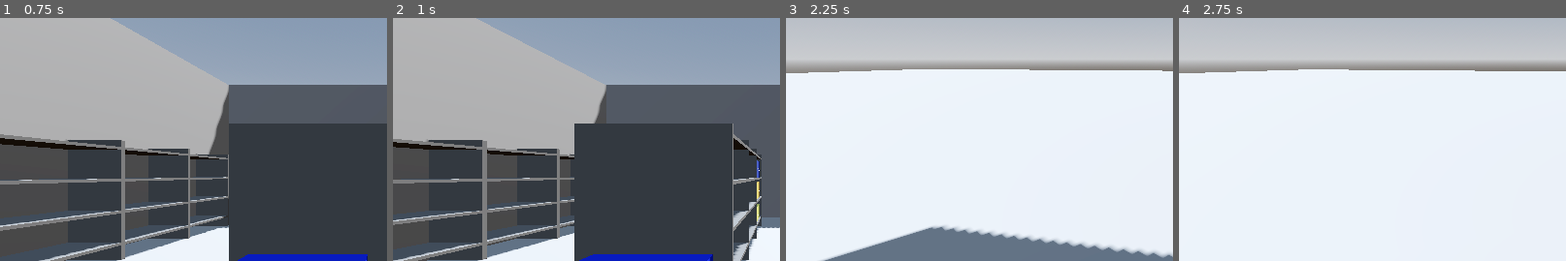
Above: before the commit, frames 1-4 (left to right).
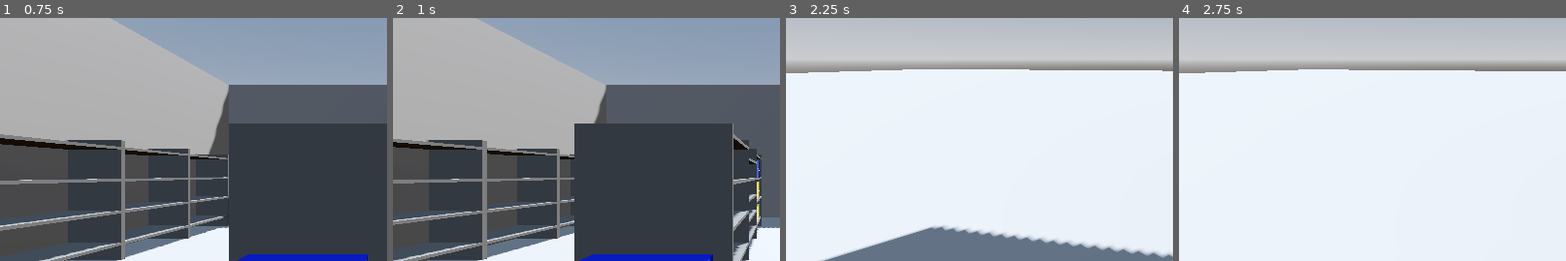
Above: after the commit, the same moments.

Repository: Allus-Interactive/speedy-shopper
Game: Godot game, scene res://game/world/shop/shop.tscn
The game is run twice, just before and just after one commit, with the same random seed, the same clock (stepped at 60 frames per second) and the same inputs.
Inputs (mouse positions are % of the whole screen's width and height, from its top left):
- Up to frame 1 (0.75 s): tap Enter at 0.5 s; move the mouse to (72, 45) at 0.52 s; hold D (product_rotate_right) from 0.53 s (still down); tap E (interact) at 0.6 s; click (72, 45) at 0.67 s
- Up to frame 2 (1 s): keep holding D (product_rotate_right)
- Up to frame 3 (2.25 s): tap Space at 1.25 s; move the mouse to (45, 50) at 1.27 s; release D (product_rotate_right) at 1.28 s; hold W (forwards) from 1.28 s (still down); tap R (replace) at 1.35 s; tap Enter at 2 s; move the mouse to (52, 48) at 2.02 s; tap T (toggle_scanner) at 2.1 s
- Up to frame 4 (2.75 s): keep holding W (forwards)
The pictures show only the part of the screen within x 0-50%, y 18-68%; the shares and areas given below are measured in that part.

Frame 1 is identical in both runs. In frame 2, 0.2% of the frame differs, in the area x 91-94%, y 53-89%; in frame 3, less than 0.1%; in frame 4, less than 0.1%.

Commit message:
created milk resources

Diff:
--- /dev/null
+++ b/godot-project/game/resources/item/resources/milk/semi_skimmed_1pt.tres
@@ -0,0 +1,9 @@
+[gd_resource type="Resource" script_class="Item" format=3 uid="uid://cafqib5pg13cj"]
+
+[ext_resource type="Script" uid="uid://siedaem41o6s" path="res://game/resources/item/item.gd" id="1_u07fs"]
+
+[resource]
+script = ExtResource("1_u07fs")
+product_name = "Semi Skimmed Milk 1Pt"
+barcode_value = 1001
+metadata/_custom_type_script = "uid://siedaem41o6s"
--- /dev/null
+++ b/godot-project/game/resources/item/resources/milk/semi_skimmed_2pt.tres
@@ -0,0 +1,9 @@
+[gd_resource type="Resource" script_class="Item" format=3 uid="uid://bskawj452np2f"]
+
+[ext_resource type="Script" uid="uid://siedaem41o6s" path="res://game/resources/item/item.gd" id="1_tdem6"]
+
+[resource]
+script = ExtResource("1_tdem6")
+product_name = "Semi Skimmed Milk 2Pt"
+barcode_value = 2001
+metadata/_custom_type_script = "uid://siedaem41o6s"
--- /dev/null
+++ b/godot-project/game/resources/item/resources/milk/semi_skimmed_4pt.tres
@@ -0,0 +1,9 @@
+[gd_resource type="Resource" script_class="Item" format=3 uid="uid://cvxey1pmqgb31"]
+
+[ext_resource type="Script" uid="uid://siedaem41o6s" path="res://game/resources/item/item.gd" id="1_y2swv"]
+
+[resource]
+script = ExtResource("1_y2swv")
+product_name = "Semi Skimmed Milk 4Pt"
+barcode_value = 4001
+metadata/_custom_type_script = "uid://siedaem41o6s"
--- /dev/null
+++ b/godot-project/game/resources/item/resources/milk/skimmed_1pt.tres
@@ -0,0 +1,9 @@
+[gd_resource type="Resource" script_class="Item" format=3 uid="uid://x1b00iajlebq"]
+
+[ext_resource type="Script" uid="uid://siedaem41o6s" path="res://game/resources/item/item.gd" id="1_xjgbk"]
+
+[resource]
+script = ExtResource("1_xjgbk")
+product_name = "Skimmed Milk 1Pt"
+barcode_value = 1003
+metadata/_custom_type_script = "uid://siedaem41o6s"
--- /dev/null
+++ b/godot-project/game/resources/item/resources/milk/skimmed_2pt.tres
@@ -0,0 +1,9 @@
+[gd_resource type="Resource" script_class="Item" format=3 uid="uid://svxki8yw5fky"]
+
+[ext_resource type="Script" uid="uid://siedaem41o6s" path="res://game/resources/item/item.gd" id="1_fy15w"]
+
+[resource]
+script = ExtResource("1_fy15w")
+product_name = "Skimmed Milk 2Pt"
+barcode_value = 2003
+metadata/_custom_type_script = "uid://siedaem41o6s"
--- /dev/null
+++ b/godot-project/game/resources/item/resources/milk/skimmed_4pt.tres
@@ -0,0 +1,9 @@
+[gd_resource type="Resource" script_class="Item" format=3 uid="uid://d0ki662oeydnl"]
+
+[ext_resource type="Script" uid="uid://siedaem41o6s" path="res://game/resources/item/item.gd" id="1_24rni"]
+
+[resource]
+script = ExtResource("1_24rni")
+product_name = "Skimmed Milk 4Pt"
+barcode_value = 4003
+metadata/_custom_type_script = "uid://siedaem41o6s"
--- /dev/null
+++ b/godot-project/game/resources/item/resources/milk/whole_1pt.tres
@@ -0,0 +1,9 @@
+[gd_resource type="Resource" script_class="Item" format=3 uid="uid://c006pn8n5k36m"]
+
+[ext_resource type="Script" uid="uid://siedaem41o6s" path="res://game/resources/item/item.gd" id="1_4bikg"]
+
+[resource]
+script = ExtResource("1_4bikg")
+product_name = "Whole Milk 1Pt"
+barcode_value = 1002
+metadata/_custom_type_script = "uid://siedaem41o6s"
--- /dev/null
+++ b/godot-project/game/resources/item/resources/milk/whole_2pt.tres
@@ -0,0 +1,9 @@
+[gd_resource type="Resource" script_class="Item" format=3 uid="uid://cnu7misw8btub"]
+
+[ext_resource type="Script" uid="uid://siedaem41o6s" path="res://game/resources/item/item.gd" id="1_h4orc"]
+
+[resource]
+script = ExtResource("1_h4orc")
+product_name = "Whole Milk 2Pt"
+barcode_value = 2002
+metadata/_custom_type_script = "uid://siedaem41o6s"
--- /dev/null
+++ b/godot-project/game/resources/item/resources/milk/whole_4pt.tres
@@ -0,0 +1,9 @@
+[gd_resource type="Resource" script_class="Item" format=3 uid="uid://cq7m8386jk2iy"]
+
+[ext_resource type="Script" uid="uid://siedaem41o6s" path="res://game/resources/item/item.gd" id="1_a488e"]
+
+[resource]
+script = ExtResource("1_a488e")
+product_name = "Whole Milk 4Pt"
+barcode_value = 4002
+metadata/_custom_type_script = "uid://siedaem41o6s"
--- a/godot-project/game/resources/orders/order_item_data.gd
+++ b/godot-project/game/resources/orders/order_item_data.gd
@@ -8,4 +8,4 @@
 @export var product_price: float = 0
 @export var product_type: CATERGORY
 
-enum CATERGORY { MILK, CEREAL, CRISPS, FIZZY_DRINK, BEER, WINE, RUM }
+enum CATERGORY { BEER, BREAD, CEREAL, CRISPS, FIZZY_DRINK, MILK, RUM, WINE }
--- a/godot-project/game/resources/products/placeholder/resources/finest_brand_cereal.tres
+++ b/godot-project/game/resources/products/placeholder/resources/cereal/finest_brand_cereal.tres
@@ -1,7 +1,7 @@
 [gd_resource type="Resource" script_class="Product" format=3 uid="uid://s2w5b4bb6gcd"]
 
 [ext_resource type="Texture2D" uid="uid://n5rta5y5njne" path="res://assets/barcodes/barcode.png" id="1_xmccu"]
-[ext_resource type="Resource" uid="uid://yply6q8k047l" path="res://game/resources/item/resources/finest_brand_cereal.tres" id="2_nqu3w"]
+[ext_resource type="Resource" uid="uid://yply6q8k047l" path="res://game/resources/item/resources/cereal/finest_brand_cereal.tres" id="2_nqu3w"]
 [ext_resource type="Script" uid="uid://c485xiqer6nrc" path="res://game/resources/products/product.gd" id="2_xmccu"]
 
 [resource]
--- a/godot-project/game/resources/products/placeholder/resources/own_brand_cereal.tres
+++ b/godot-project/game/resources/products/placeholder/resources/cereal/own_brand_cereal.tres
@@ -1,6 +1,6 @@
 [gd_resource type="Resource" script_class="Product" format=3 uid="uid://cwcswyx1gpss5"]
 
-[ext_resource type="Resource" uid="uid://ctib5xbxn10ty" path="res://game/resources/item/resources/own_brand_cereal.tres" id="1_2uk4n"]
+[ext_resource type="Resource" uid="uid://ctib5xbxn10ty" path="res://game/resources/item/resources/cereal/own_brand_cereal.tres" id="1_2uk4n"]
 [ext_resource type="Script" uid="uid://c485xiqer6nrc" path="res://game/resources/products/product.gd" id="1_fy8yc"]
 
 [resource]
--- a/godot-project/game/resources/products/placeholder/resources/standard_brand_cereal.tres
+++ b/godot-project/game/resources/products/placeholder/resources/cereal/standard_brand_cereal.tres
@@ -1,6 +1,6 @@
 [gd_resource type="Resource" script_class="Product" format=3 uid="uid://bnc10fdwnxv"]
 
-[ext_resource type="Resource" uid="uid://771nmd3su8ww" path="res://game/resources/item/resources/standard_cereal.tres" id="1_1t3t3"]
+[ext_resource type="Resource" uid="uid://771nmd3su8ww" path="res://game/resources/item/resources/cereal/standard_cereal.tres" id="1_1t3t3"]
 [ext_resource type="Script" uid="uid://c485xiqer6nrc" path="res://game/resources/products/product.gd" id="2_6fqxl"]
 
 [resource]
--- /dev/null
+++ b/godot-project/game/resources/products/placeholder/resources/milk/semi_skimmed_1pt.tres
@@ -0,0 +1,13 @@
+[gd_resource type="Resource" script_class="Product" format=3 uid="uid://4m1x6qgglb37"]
+
+[ext_resource type="Texture2D" uid="uid://n5rta5y5njne" path="res://assets/barcodes/barcode.png" id="1_pago4"]
+[ext_resource type="Resource" uid="uid://cafqib5pg13cj" path="res://game/resources/item/resources/milk/semi_skimmed_1pt.tres" id="2_pago4"]
+[ext_resource type="Script" uid="uid://c485xiqer6nrc" path="res://game/resources/products/product.gd" id="3_nmdpg"]
+
+[resource]
+script = ExtResource("3_nmdpg")
+product_info = ExtResource("2_pago4")
+placeholder_size = Vector3(0.2, 0.25, 0.2)
+shelf_offset = Vector3(0, 0.125, 0)
+product_colour = Color(5.2943824e-07, 0.5756506, 0.13848397, 1)
+metadata/_custom_type_script = "uid://c485xiqer6nrc"
--- /dev/null
+++ b/godot-project/game/resources/products/placeholder/resources/milk/semi_skimmed_2pt.tres
@@ -0,0 +1,13 @@
+[gd_resource type="Resource" script_class="Product" format=3 uid="uid://bpytjrfl3gejg"]
+
+[ext_resource type="Texture2D" uid="uid://n5rta5y5njne" path="res://assets/barcodes/barcode.png" id="1_yfm0l"]
+[ext_resource type="Resource" uid="uid://bskawj452np2f" path="res://game/resources/item/resources/milk/semi_skimmed_2pt.tres" id="2_yfm0l"]
+[ext_resource type="Script" uid="uid://c485xiqer6nrc" path="res://game/resources/products/product.gd" id="3_mxujn"]
+
+[resource]
+script = ExtResource("3_mxujn")
+product_info = ExtResource("2_yfm0l")
+placeholder_size = Vector3(0.2, 0.5, 0.2)
+shelf_offset = Vector3(0, 0.25, 0)
+product_colour = Color(5.2943824e-07, 0.5756506, 0.13848397, 1)
+metadata/_custom_type_script = "uid://c485xiqer6nrc"
--- /dev/null
+++ b/godot-project/game/resources/products/placeholder/resources/milk/semi_skimmed_4pt.tres
@@ -0,0 +1,14 @@
+[gd_resource type="Resource" script_class="Product" format=3 uid="uid://dpt6nwkbb16k7"]
+
+[ext_resource type="Texture2D" uid="uid://n5rta5y5njne" path="res://assets/barcodes/barcode.png" id="1_42j7s"]
+[ext_resource type="Resource" uid="uid://cvxey1pmqgb31" path="res://game/resources/item/resources/milk/semi_skimmed_4pt.tres" id="2_0ai57"]
+[ext_resource type="Script" uid="uid://c485xiqer6nrc" path="res://game/resources/products/product.gd" id="2_vstrk"]
+
+[resource]
+script = ExtResource("2_vstrk")
+product_info = ExtResource("2_0ai57")
+placeholder_size = Vector3(0.2, 0.5, 0.4)
+shelf_offset = Vector3(0, 0.25, 0)
+default_shelf_quantity = 2
+product_colour = Color(5.2943824e-07, 0.5756506, 0.13848397, 1)
+metadata/_custom_type_script = "uid://c485xiqer6nrc"
--- /dev/null
+++ b/godot-project/game/resources/products/placeholder/resources/milk/skimmed_1pt.tres
@@ -0,0 +1,13 @@
+[gd_resource type="Resource" script_class="Product" format=3 uid="uid://dmiomgq2gyprh"]
+
+[ext_resource type="Texture2D" uid="uid://n5rta5y5njne" path="res://assets/barcodes/barcode.png" id="1_i6oei"]
+[ext_resource type="Resource" uid="uid://x1b00iajlebq" path="res://game/resources/item/resources/milk/skimmed_1pt.tres" id="2_i6oei"]
+[ext_resource type="Script" uid="uid://c485xiqer6nrc" path="res://game/resources/products/product.gd" id="3_js1ch"]
+
+[resource]
+script = ExtResource("3_js1ch")
+product_info = ExtResource("2_i6oei")
+placeholder_size = Vector3(0.2, 0.25, 0.2)
+shelf_offset = Vector3(0, 0.125, 0)
+product_colour = Color(0.8893724, 0, 0.13350803, 1)
+metadata/_custom_type_script = "uid://c485xiqer6nrc"
--- /dev/null
+++ b/godot-project/game/resources/products/placeholder/resources/milk/skimmed_2pt.tres
@@ -0,0 +1,13 @@
+[gd_resource type="Resource" script_class="Product" format=3 uid="uid://crj0gp1bmltoj"]
+
+[ext_resource type="Texture2D" uid="uid://n5rta5y5njne" path="res://assets/barcodes/barcode.png" id="1_182f4"]
+[ext_resource type="Resource" uid="uid://svxki8yw5fky" path="res://game/resources/item/resources/milk/skimmed_2pt.tres" id="2_182f4"]
+[ext_resource type="Script" uid="uid://c485xiqer6nrc" path="res://game/resources/products/product.gd" id="3_ioqhu"]
+
+[resource]
+script = ExtResource("3_ioqhu")
+product_info = ExtResource("2_182f4")
+placeholder_size = Vector3(0.2, 0.5, 0.2)
+shelf_offset = Vector3(0, 0.25, 0)
+product_colour = Color(0.8893724, 0, 0.13350803, 1)
+metadata/_custom_type_script = "uid://c485xiqer6nrc"
--- /dev/null
+++ b/godot-project/game/resources/products/placeholder/resources/milk/skimmed_4pt.tres
@@ -0,0 +1,14 @@
+[gd_resource type="Resource" script_class="Product" format=3 uid="uid://c8lg704s7wqxd"]
+
+[ext_resource type="Texture2D" uid="uid://n5rta5y5njne" path="res://assets/barcodes/barcode.png" id="1_seh1y"]
+[ext_resource type="Resource" uid="uid://d0ki662oeydnl" path="res://game/resources/item/resources/milk/skimmed_4pt.tres" id="2_seh1y"]
+[ext_resource type="Script" uid="uid://c485xiqer6nrc" path="res://game/resources/products/product.gd" id="3_rf381"]
+
+[resource]
+script = ExtResource("3_rf381")
+product_info = ExtResource("2_seh1y")
+placeholder_size = Vector3(0.2, 0.5, 0.4)
+shelf_offset = Vector3(0, 0.25, 0)
+default_shelf_quantity = 2
+product_colour = Color(0.8893724, 0, 0.13350803, 1)
+metadata/_custom_type_script = "uid://c485xiqer6nrc"
--- /dev/null
+++ b/godot-project/game/resources/products/placeholder/resources/milk/whole_1pt.tres
@@ -0,0 +1,13 @@
+[gd_resource type="Resource" script_class="Product" format=3 uid="uid://dgq11hedfj3ki"]
+
+[ext_resource type="Texture2D" uid="uid://n5rta5y5njne" path="res://assets/barcodes/barcode.png" id="1_k5e26"]
+[ext_resource type="Resource" uid="uid://c006pn8n5k36m" path="res://game/resources/item/resources/milk/whole_1pt.tres" id="2_k5e26"]
+[ext_resource type="Script" uid="uid://c485xiqer6nrc" path="res://game/resources/products/product.gd" id="3_t1ri2"]
+
+[resource]
+script = ExtResource("3_t1ri2")
+product_info = ExtResource("2_k5e26")
+placeholder_size = Vector3(0.2, 0.25, 0.2)
+shelf_offset = Vector3(0, 0.125, 0)
+product_colour = Color(0, 0.48155195, 0.84707105, 1)
+metadata/_custom_type_script = "uid://c485xiqer6nrc"
--- /dev/null
+++ b/godot-project/game/resources/products/placeholder/resources/milk/whole_2pt.tres
@@ -0,0 +1,13 @@
+[gd_resource type="Resource" script_class="Product" format=3 uid="uid://d0k72fl25jby"]
+
+[ext_resource type="Texture2D" uid="uid://n5rta5y5njne" path="res://assets/barcodes/barcode.png" id="1_c87g1"]
+[ext_resource type="Resource" uid="uid://cnu7misw8btub" path="res://game/resources/item/resources/milk/whole_2pt.tres" id="2_c87g1"]
+[ext_resource type="Script" uid="uid://c485xiqer6nrc" path="res://game/resources/products/product.gd" id="3_uerut"]
+
+[resource]
+script = ExtResource("3_uerut")
+product_info = ExtResource("2_c87g1")
+placeholder_size = Vector3(0.2, 0.5, 0.2)
+shelf_offset = Vector3(0, 0.25, 0)
+product_colour = Color(0, 0.48155195, 0.84707105, 1)
+metadata/_custom_type_script = "uid://c485xiqer6nrc"
--- /dev/null
+++ b/godot-project/game/resources/products/placeholder/resources/milk/whole_4pt.tres
@@ -0,0 +1,14 @@
+[gd_resource type="Resource" script_class="Product" format=3 uid="uid://stx70yhrddbk"]
+
+[ext_resource type="Texture2D" uid="uid://n5rta5y5njne" path="res://assets/barcodes/barcode.png" id="1_wxvap"]
+[ext_resource type="Resource" uid="uid://cq7m8386jk2iy" path="res://game/resources/item/resources/milk/whole_4pt.tres" id="2_wxvap"]
+[ext_resource type="Script" uid="uid://c485xiqer6nrc" path="res://game/resources/products/product.gd" id="3_xqjai"]
+
+[resource]
+script = ExtResource("3_xqjai")
+product_info = ExtResource("2_wxvap")
+placeholder_size = Vector3(0.2, 0.5, 0.4)
+shelf_offset = Vector3(0, 0.25, 0)
+default_shelf_quantity = 2
+product_colour = Color(0, 0.48155195, 0.84707105, 1)
+metadata/_custom_type_script = "uid://c485xiqer6nrc"
--- a/godot-project/game/world/shop/shop.tscn
+++ b/godot-project/game/world/shop/shop.tscn
@@ -5,11 +5,20 @@
 [ext_resource type="PackedScene" uid="uid://0q7k7agu1au5" path="res://game/world/shop/shelf_unit/shelf_unit.tscn" id="2_4o56f"]
 [ext_resource type="PackedScene" uid="uid://q1llllqwatrb" path="res://game/resources/products/placeholder/product_placeholder.tscn" id="3_6k1ee"]
 [ext_resource type="Script" uid="uid://c485xiqer6nrc" path="res://game/resources/products/product.gd" id="4_5qt63"]
-[ext_resource type="Resource" uid="uid://cwcswyx1gpss5" path="res://game/resources/products/placeholder/resources/own_brand_cereal.tres" id="5_yhfbf"]
-[ext_resource type="Resource" uid="uid://s2w5b4bb6gcd" path="res://game/resources/products/placeholder/resources/finest_brand_cereal.tres" id="6_u503x"]
-[ext_resource type="Resource" uid="uid://bnc10fdwnxv" path="res://game/resources/products/placeholder/resources/standard_brand_cereal.tres" id="7_7cwmf"]
+[ext_resource type="Resource" uid="uid://cwcswyx1gpss5" path="res://game/resources/products/placeholder/resources/cereal/own_brand_cereal.tres" id="5_yhfbf"]
+[ext_resource type="Resource" uid="uid://s2w5b4bb6gcd" path="res://game/resources/products/placeholder/resources/cereal/finest_brand_cereal.tres" id="6_u503x"]
+[ext_resource type="Resource" uid="uid://bnc10fdwnxv" path="res://game/resources/products/placeholder/resources/cereal/standard_brand_cereal.tres" id="7_7cwmf"]
 [ext_resource type="PackedScene" uid="uid://bxp4n4mj5pm6w" path="res://game/world/shop/delivery_crate/delivery_crate.tscn" id="8_5qt63"]
+[ext_resource type="Resource" uid="uid://dpt6nwkbb16k7" path="res://game/resources/products/placeholder/resources/milk/semi_skimmed_4pt.tres" id="8_oqv7w"]
+[ext_resource type="Resource" uid="uid://stx70yhrddbk" path="res://game/resources/products/placeholder/resources/milk/whole_4pt.tres" id="9_4k7rs"]
 [ext_resource type="PackedScene" uid="uid://btf72vp3ycnqe" path="res://game/world/shop/delivery_kiosk/delivery_kiosk.tscn" id="9_yhfbf"]
+[ext_resource type="Resource" uid="uid://c8lg704s7wqxd" path="res://game/resources/products/placeholder/resources/milk/skimmed_4pt.tres" id="10_c8ytq"]
+[ext_resource type="Resource" uid="uid://bpytjrfl3gejg" path="res://game/resources/products/placeholder/resources/milk/semi_skimmed_2pt.tres" id="11_c8ytq"]
+[ext_resource type="Resource" uid="uid://d0k72fl25jby" path="res://game/resources/products/placeholder/resources/milk/whole_2pt.tres" id="12_haqlr"]
+[ext_resource type="Resource" uid="uid://crj0gp1bmltoj" path="res://game/resources/products/placeholder/resources/milk/skimmed_2pt.tres" id="13_qj53o"]
+[ext_resource type="Resource" uid="uid://4m1x6qgglb37" path="res://game/resources/products/placeholder/resources/milk/semi_skimmed_1pt.tres" id="14_k3a1u"]
+[ext_resource type="Resource" uid="uid://dgq11hedfj3ki" path="res://game/resources/products/placeholder/resources/milk/whole_1pt.tres" id="15_iirsv"]
+[ext_resource type="Resource" uid="uid://dmiomgq2gyprh" path="res://game/resources/products/placeholder/resources/milk/skimmed_1pt.tres" id="16_idgyd"]
 
 [sub_resource type="ProceduralSkyMaterial" id="ProceduralSkyMaterial_nnsk1"]
 sky_horizon_color = Color(0.662243, 0.671743, 0.686743, 1)
@@ -161,10 +170,13 @@
 
 [node name="Left" type="Node3D" parent="Aisle1" unique_id=1328090863]
 
-[node name="ShelfUnit0" parent="Aisle1/Left" unique_id=214161151 instance=ExtResource("2_4o56f")]
+[node name="ShelfUnitMilk" parent="Aisle1/Left" unique_id=214161151 instance=ExtResource("2_4o56f")]
 transform = Transform3D(-4.3711385e-08, 0, 0.99999994, 0, 1, 0, -0.99999994, 0, -4.3711385e-08, -10, 0, 0)
 product_placeholder_scene = ExtResource("3_6k1ee")
-slots_per_shelf = 5
+stocked_products = Array[ExtResource("4_5qt63")]([ExtResource("8_oqv7w"), ExtResource("8_oqv7w"), ExtResource("8_oqv7w"), ExtResource("8_oqv7w"), ExtResource("8_oqv7w"), ExtResource("8_oqv7w"), ExtResource("8_oqv7w"), ExtResource("9_4k7rs"), ExtResource("9_4k7rs"), ExtResource("9_4k7rs"), ExtResource("9_4k7rs"), ExtResource("9_4k7rs"), ExtResource("10_c8ytq"), ExtResource("10_c8ytq"), ExtResource("11_c8ytq"), ExtResource("11_c8ytq"), ExtResource("11_c8ytq"), ExtResource("11_c8ytq"), ExtResource("12_haqlr"), ExtResource("12_haqlr"), ExtResource("13_qj53o"), ExtResource("14_k3a1u"), ExtResource("14_k3a1u"), ExtResource("14_k3a1u"), ExtResource("14_k3a1u"), ExtResource("15_iirsv"), ExtResource("15_iirsv"), ExtResource("16_idgyd")])
+slots_per_shelf = 7
+slot_margin_x = 0.2
+row_width = 0.4
 
 [node name="ShelfUnit1" parent="Aisle1/Left" unique_id=1038147316 instance=ExtResource("2_4o56f")]
 transform = Transform3D(-4.3711385e-08, 0, 0.99999994, 0, 1, 0, -0.99999994, 0, -4.3711385e-08, -10, 0, -2)
@@ -217,9 +229,11 @@
 product_placeholder_scene = ExtResource("3_6k1ee")
 slots_per_shelf = 5
 
-[node name="ShelfUnit2" parent="Aisle2/Left" unique_id=2046506246 instance=ExtResource("2_4o56f")]
+[node name="ShelfUnitBread" parent="Aisle2/Left" unique_id=2046506246 instance=ExtResource("2_4o56f")]
 transform = Transform3D(-4.3711385e-08, 0, 0.99999994, 0, 1, 0, -0.99999994, 0, -4.3711385e-08, -5, 0, -6)
 product_placeholder_scene = ExtResource("3_6k1ee")
+shelf_count = 5
+shelf_spacing = 0.4
 slots_per_shelf = 5
 
 [node name="ShelfUnitCereal" parent="Aisle2/Left" unique_id=1122229517 instance=ExtResource("2_4o56f")]
Renamed: godot-project/game/resources/item/resources/finest_brand_cereal.tres -> godot-project/game/resources/item/resources/cereal/finest_brand_cereal.tres
Renamed: godot-project/game/resources/item/resources/own_brand_cereal.tres -> godot-project/game/resources/item/resources/cereal/own_brand_cereal.tres
Renamed: godot-project/game/resources/item/resources/standard_cereal.tres -> godot-project/game/resources/item/resources/cereal/standard_cereal.tres
